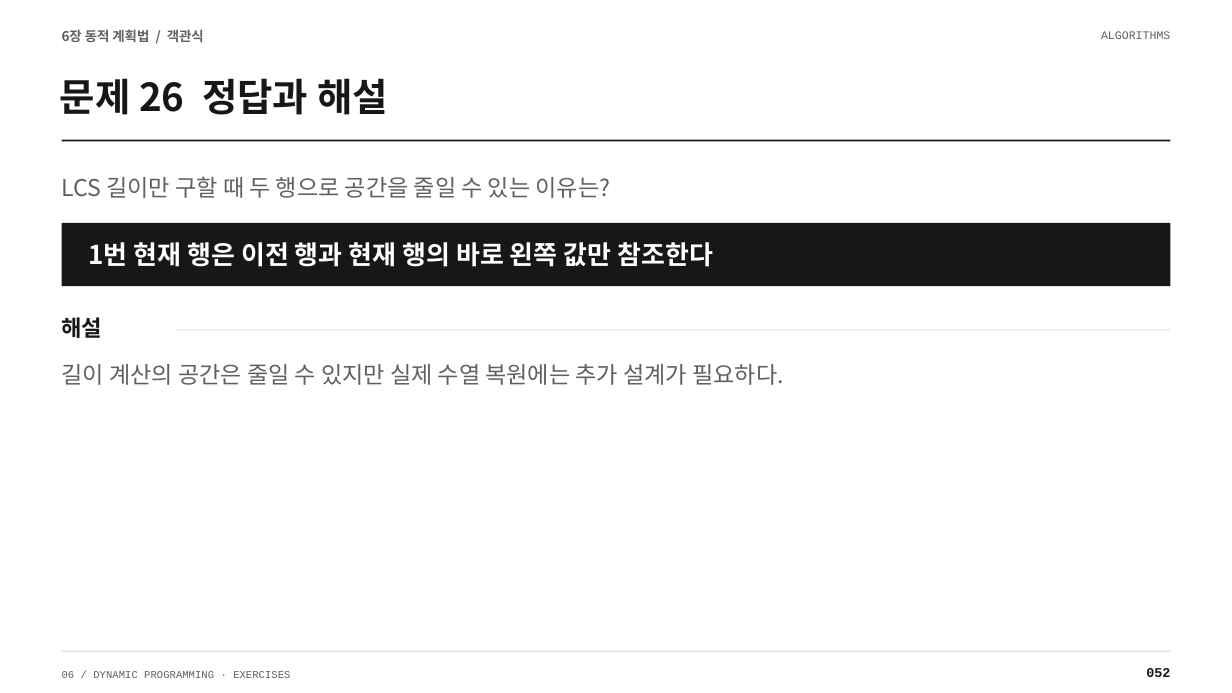
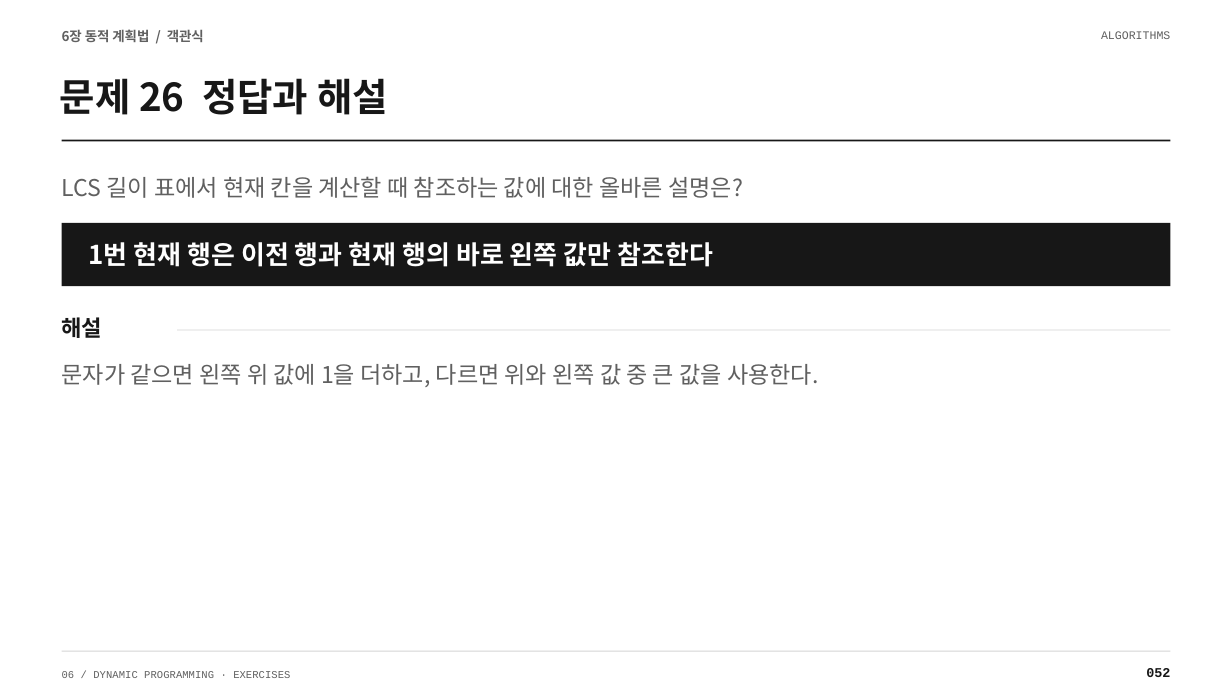
Before and after one commit to Sangdon-Park/Sangdon-Park.github.io, a slide deck: slide 52 of data/알고리즘/6장_연습문제_100문항_수업용.pptx. Drawn at 1232x693 pixels with LibreOffice and Linux fonts; fonts in the diff are those of the drawing. Boxes give left, top, right and bottom in pixels: in the first picture for what was removed or moved away, otherwise in the second. Text is boxed around its words. In the diff, an @@ line names an element or a change of style, - is before the commit and + after.

```diff
--- a/data/알고리즘/6장_연습문제_100문항_수업용.pptx
+++ b/data/알고리즘/6장_연습문제_100문항_수업용.pptx
@@ text at (62, 176, 743, 198): text changed @@
-LCS 길이만 구할 때 두 행으로 공간을 줄일 수 있는 이유는?
+LCS 길이 표에서 현재 칸을 계산할 때 참조하는 값에 대한 올바른 설명은?
@@ text at (62, 364, 818, 387): text changed @@
-길이 계산의 공간은 줄일 수 있지만 실제 수열 복원에는 추가 설계가 필요하다.
+문자가 같으면 왼쪽 위 값에 1을 더하고, 다르면 위와 왼쪽 값 중 큰 값을 사용한다.
```
Also in this commit, not shown: 34 other slides changed, 12 other files.
